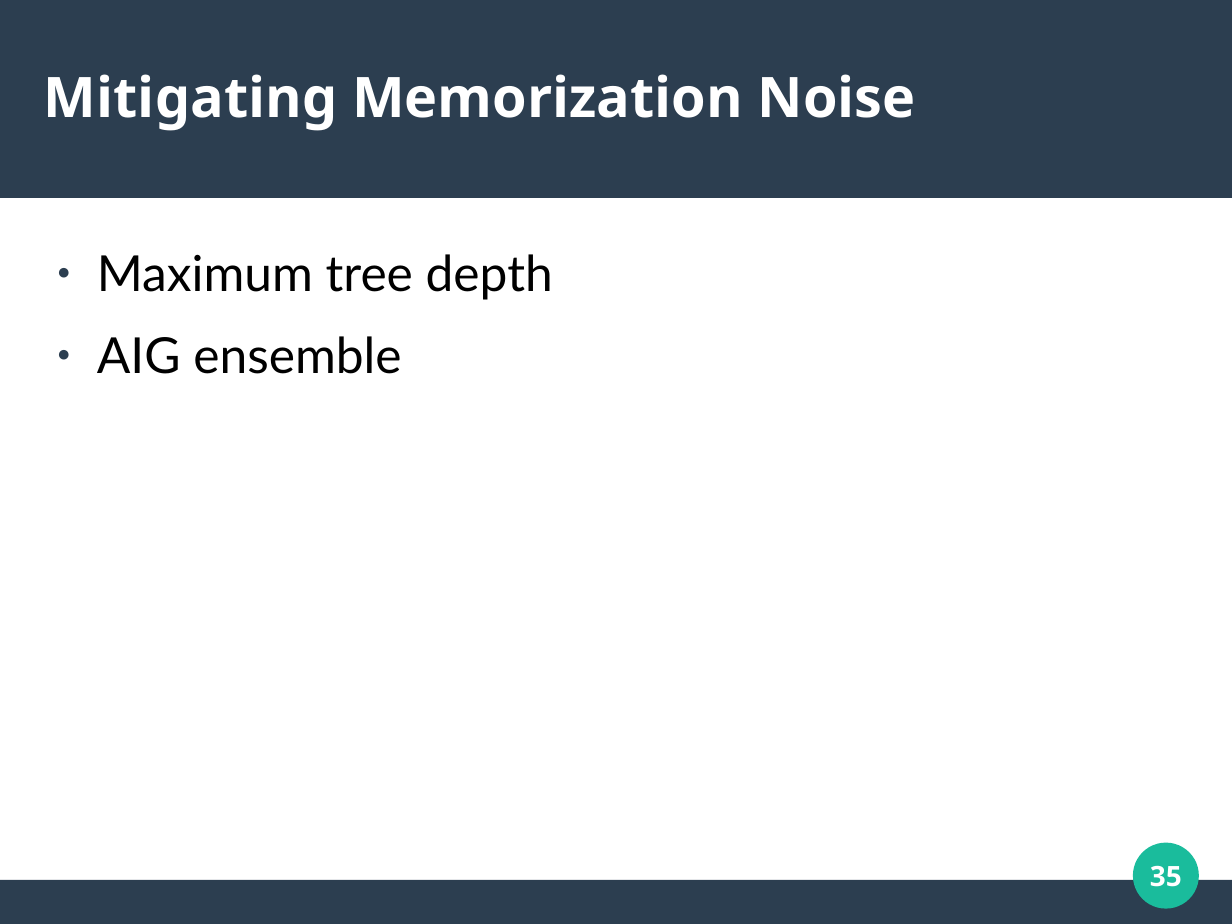
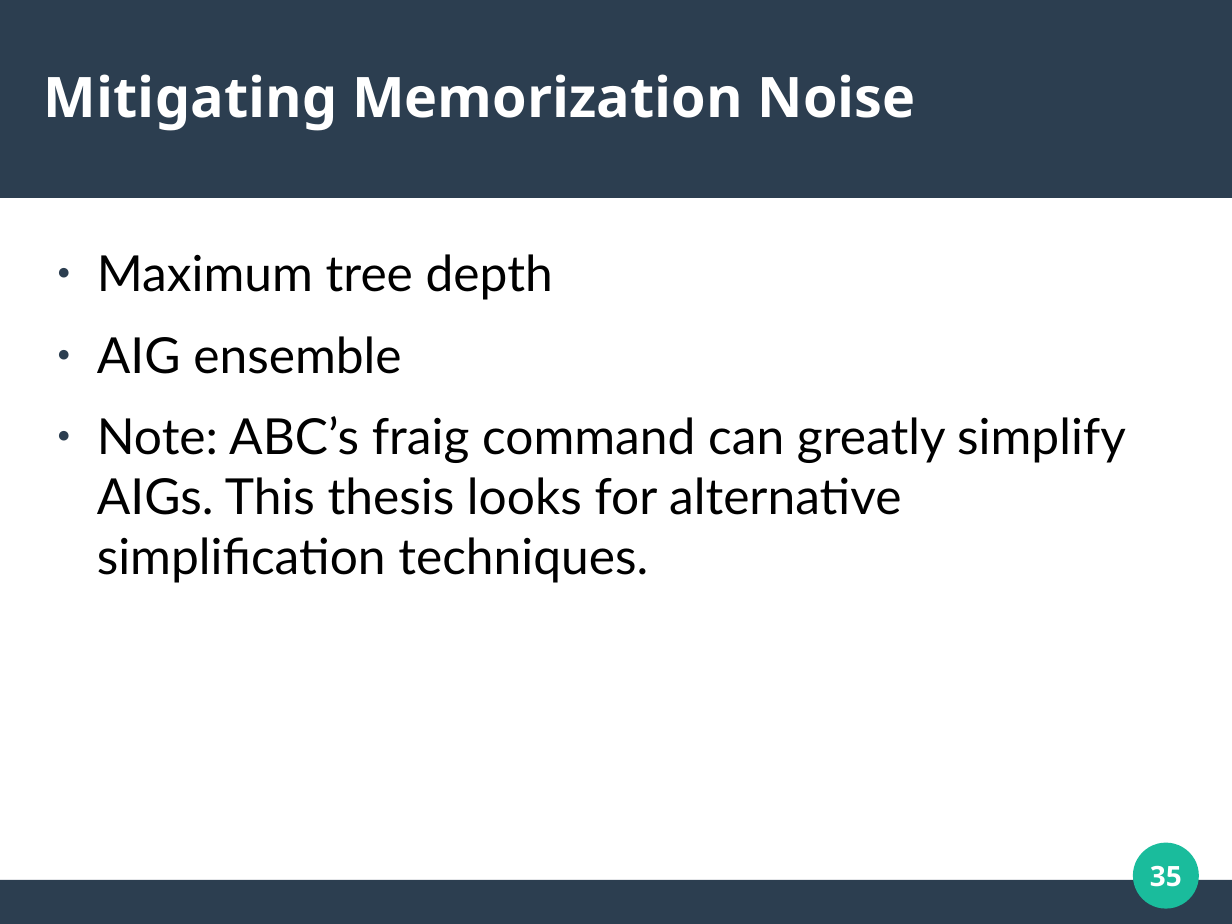
Before and after one commit to jarrenbr/ThesisPublic, a slide deck: slide 35 of defense_presentation.odp. Drawn at 1232x924 pixels with LibreOffice and Linux fonts; fonts in the diff are those of the drawing. Boxes give left, top, right and bottom in pixels: in the first picture for what was removed or moved away, otherwise in the second. Text is boxed around its words. In the diff, an @@ line names an element or a change of style, - is before the commit and + after.

Commit message:
post-defense update

```diff
--- a/defense_presentation.odp
+++ b/defense_presentation.odp
@@ text at bbox=[97, 416, 1126, 583]: paragraph added @@
+● Note: ABC’s fraig command can greatly simplify AIGs. This thesis looks for alternative simplification techniques.
```
